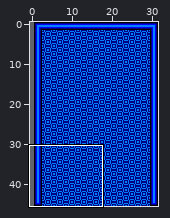
Level history. Tiled map: assets/level-01-background.tmx. The picture above shows the old version from afar; the outline marks the close-up.
Close-up. The starting point:
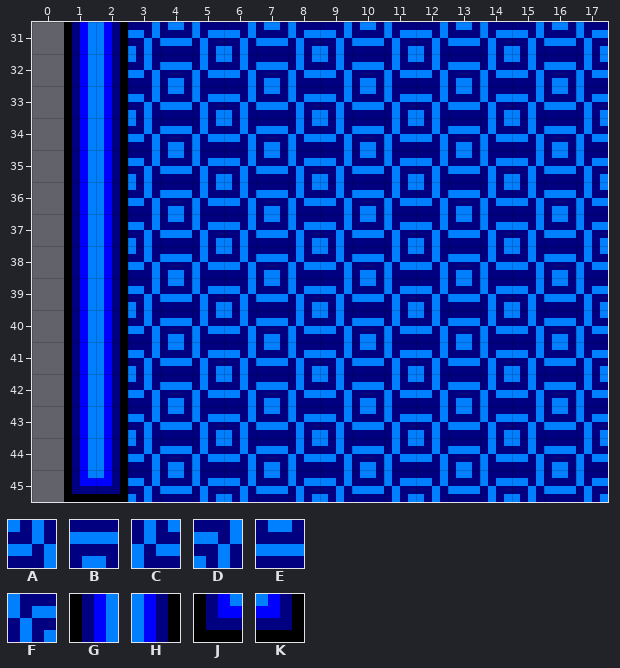
Cells are 4x4 px. Shown: x 0..17, y 31..45. The commit also changed other parts of the map, which this record leaves out. The old version is drawn lined up with the new one.
Key: from "tileset": A 64, B 65, C 66, D 80, E 81, F 82, G 101, H 102, J 117, K 118.
_ is an empty cell.
Layer "Tile Layer 1" before, first column x 0:
31 _GHDEFDEFDEFDEFDEF
32 _GHABCABCABCABCABC
33 _GHDEFDEFDEFDEFDEF
34 _GHABCABCABCABCABC
35 _GHDEFDEFDEFDEFDEF
36 _GHABCABCABCABCABC
37 _GHDEFDEFDEFDEFDEF
38 _GHABCABCABCABCABC
39 _GHDEFDEFDEFDEFDEF
40 _GHABCABCABCABCABC
41 _GHDEFDEFDEFDEFDEF
42 _GHABCABCABCABCABC
43 _GHDEFDEFDEFDEFDEF
44 _GHABCABCABCABCABC
45 _JKDEFDEFDEFDEFDEF
Once edited:
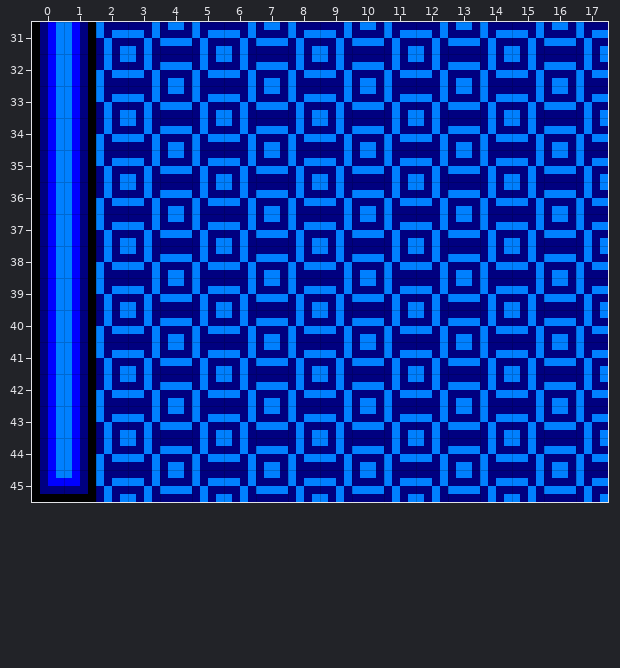
Changes in this commit:
map size 31x46 -> 30x46 cells (old content now starts at 1,0; both pictures use the new coordinates)
Layer "Tile Layer 1":
Tile C replaces tile H in row 32 at x 2; in row 34 at x 2; in row 36 at x 2; in row 38 at x 2; in row 40 at x 2; in row 42 at x 2.
Tile C replaces tile H in row 44 at x 2.
Tile F replaces tile H in row 31 at x 2; in row 33 at x 2; in row 35 at x 2; in row 37 at x 2; in row 39 at x 2; in row 41 at x 2.
Tile F replaces tile H in row 43 at x 2.
Tile F replaces tile K in row 45 at x 2.
Tile G is added in rows 31 to 44 at x 0.
Tile H replaces tile G in rows 31 to 44 at x 1.
Tile J is added in row 45 at x 0.
Tile K replaces tile J in row 45 at x 1.
Boxes around the changes in both close-ups, in picture pixels (x1, y1, x2, y2):
changed: (32, 22, 128, 502)
